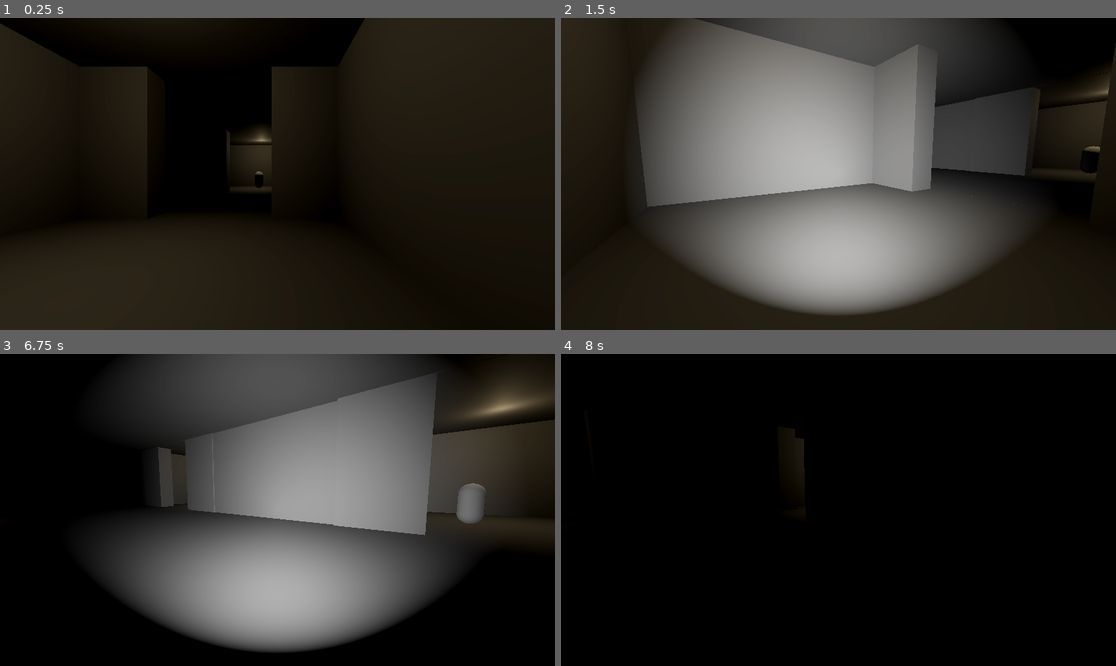
Above: before the commit, frames 1-4 (two rows, left to right).
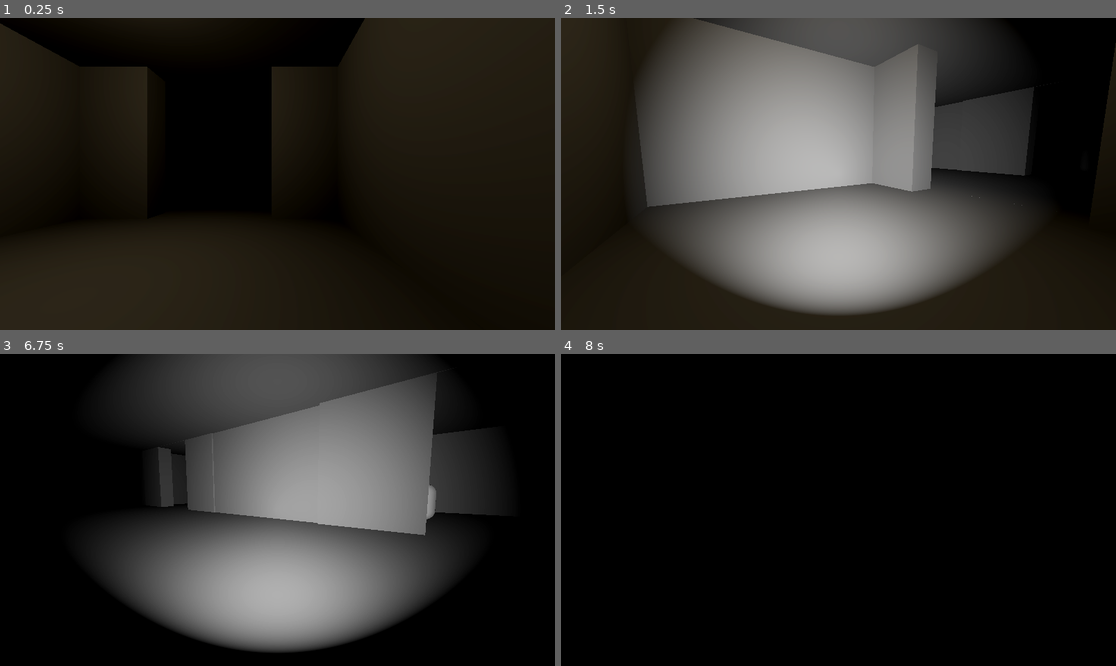
Above: after the commit, the same moments.

Repository: belovachap/project-halloween-2025
Game: Godot game, scene res://the_maze.tscn
Same seed, same stepped clock (60 frames per second), same inputs: the game is played once before the commit and once after it.
Inputs (mouse positions are in pixels of both pictures, inside the frame that each line leads up to):
- Up to frame 1 (0.25 s): no input
- Up to frame 2 (1.5 s): tap Enter (ui_accept) at 0.5, 0.77 s; move the mouse to (960, 158) at 0.52 s; hold Right (ui_right) 0.53-1.28 s; click (960, 158) at 0.6 s; move the mouse to (810, 174) at 1.27 s; hold Up (ui_up) from 1.28 s (still down); click (810, 174) at 1.35 s
- Up to frame 3 (6.75 s): tap Enter (ui_accept) at 1.52, 3.02, 3.5, 3.77, 4.25, 4.52, 5, 5.75, 6.02 s; move the mouse to (288, 503) at 2.02 s; click (288, 503) at 2.1 s; move the mouse to (271, 516) at 2.77 s; click (271, 516) at 2.85 s; move the mouse to (316, 513) at 3.52 s; click (316, 513) at 3.6 s; move the mouse to (233, 506) at 4.27 s; click (233, 506) at 4.35 s; move the mouse to (283, 510) at 5.02 s; click (283, 510) at 5.1 s; move the mouse to (255, 503) at 5.77 s; release Up (ui_up) at 5.78 s; hold Right (ui_right) 5.78-6.53 s; click (255, 503) at 5.85 s; move the mouse to (305, 510) at 6.52 s; hold Up (ui_up) from 6.53 s (still down); click (305, 510) at 6.6 s
- Up to frame 4 (8 s): keep holding Up (ui_up); tap Enter (ui_accept) at 6.77, 7.52 s; move the mouse to (810, 510) at 7.27 s; click (810, 510) at 7.35 s

The runs differ from the first frame. In frame 1, 1.1% of the frame differs, in the area x 40-49%, y 35-56%; in frame 2, 2.5%; in frame 3, 8.8%, in the area x 32-100%, y 2-61%; in frame 4, 0.2%.

Commit message:
Use JOLT physics. Working on how to detect if camera flash hits a monster...

Diff:
--- a/camera.gd
+++ b/camera.gd
@@ -1,9 +1,4 @@
 extends Node3D
-
-
-# Called when the node enters the scene tree for the first time.
-func _ready() -> void:
-	pass # Replace with function body.
 
 # Called every frame. 'delta' is the elapsed time since the previous frame.
 func _process(delta: float) -> void:
@@ -12,5 +7,15 @@
 		$Flash.visible = true
 		$Timer.start()
 
+	if $Flash.visible:
+		if $ShapeCast3D.is_colliding():
+			for i in range($ShapeCast3D.get_collision_count()):
+				var collider = $ShapeCast3D.get_collider(i)
+				# Process the collision information
+				#print("Collision detected:")
+				#print("  Collider: ", collider.name)
+				if collider.name == "Monster":
+					collider.hit_by_flash()
+
 func _on_timer_timeout() -> void:
 	$Flash.visible = false
--- a/camera.tscn
+++ b/camera.tscn
@@ -1,7 +1,12 @@
-[gd_scene load_steps=3 format=3 uid="uid://d0my1h4qhd7a0"]
+[gd_scene load_steps=4 format=3 uid="uid://d0my1h4qhd7a0"]
 
 [ext_resource type="Script" uid="uid://bekdc7kshgddw" path="res://camera.gd" id="1_u5kg4"]
 [ext_resource type="AudioStream" uid="uid://ekdpbt2vsv34" path="res://assets/sounds/camera.ogg" id="2_diie0"]
+
+[sub_resource type="CylinderShape3D" id="CylinderShape3D_diie0"]
+margin = 0.0
+height = 40.0
+radius = 1.0
 
 [node name="Camera" type="Node3D"]
 script = ExtResource("1_u5kg4")
@@ -9,11 +14,9 @@
 [node name="Flash" type="SpotLight3D" parent="."]
 visible = false
 light_energy = 10.143
-spot_range = 30.92
+spot_range = 31.0
 spot_angle = 53.57
 spot_angle_attenuation = 2.0
-
-[node name="RayCast3D" type="RayCast3D" parent="Flash"]
 
 [node name="Timer" type="Timer" parent="."]
 wait_time = 0.2
@@ -22,4 +25,10 @@
 [node name="FlashSound" type="AudioStreamPlayer3D" parent="."]
 stream = ExtResource("2_diie0")
 
+[node name="ShapeCast3D" type="ShapeCast3D" parent="."]
+transform = Transform3D(1, 0, 0, 0, -0.00162319, -0.999999, 0, 0.999999, -0.00162319, 0, 0, -20.2931)
+shape = SubResource("CylinderShape3D_diie0")
+target_position = Vector3(0, 0, 0)
+debug_shape_custom_color = Color(0.894118, 1, 0, 1)
+
 [connection signal="timeout" from="Timer" to="." method="_on_timer_timeout"]
--- a/project.godot
+++ b/project.godot
@@ -59,3 +59,7 @@
 "events": [Object(InputEventMouseButton,"resource_local_to_scene":false,"resource_name":"","device":-1,"window_id":0,"a …(253 unchanged characters)…
 ]
 }
+
+[physics]
+
+3d/physics_engine="Jolt Physics"
--- /dev/null
+++ b/the_maze.gd
@@ -0,0 +1,9 @@
+extends Node3D
+
+func _ready() -> void:
+	# Turn off the lights!
+	$Areas/TheCells/StartingCell2/OmniLight3D.visible = false
+	$Areas/TheCells/StartingCell3/OmniLight3D.visible = false
+	$Areas/TheCells/StartingCell4/OmniLight3D.visible = false
+	$Areas/TheCells/StartingCell5/OmniLight3D.visible = false
+	$Areas/TheCells/StartingCell6/OmniLight3D.visible = false
--- a/the_maze.tscn
+++ b/the_maze.tscn
@@ -1,5 +1,6 @@
-[gd_scene load_steps=6 format=3 uid="uid://ctyd42l41f4uo"]
-
+[gd_scene load_steps=7 format=3 uid="uid://ctyd42l41f4uo"]
+
+[ext_resource type="Script" uid="uid://hma55ubteeac" path="res://the_maze.gd" id="1_5eyc2"]
 [ext_resource type="PackedScene" uid="uid://bs72ogkvdd7d6" path="res://addons/proto_controller/proto_controller.tscn" id="1_ec1n3"]
 [ext_resource type="PackedScene" uid="uid://fqpyygyfub8x" path="res://monster.tscn" id="2_o6y5j"]
 
@@ -17,6 +18,7 @@
 glow_enabled = true
 
 [node name="TheMaze" type="Node3D"]
+script = ExtResource("1_5eyc2")
 
 [node name="WorldEnvironment" type="WorldEnvironment" parent="."]
 environment = SubResource("Environment_vgtbh")
@@ -244,14 +246,14 @@
 size = Vector3(11.7104, 7.74945, 1.22437)
 
 [node name="CSGBox3D6" type="CSGBox3D" parent="Areas/TheCells/StartingCell5"]
-transform = Transform3D(1, 0, 0, 0, 1, 0, 0, 0, 1, 4.54931, 3.37473, -5.29529)
-use_collision = true
-size = Vector3(3.50317, 7.74945, 1.22437)
+transform = Transform3D(1, 0, -3.44589e-08, 0, 1, 0, 3.44589e-08, 0, 1, 4.98754, 3.37473, -5.29529)
+use_collision = true
+size = Vector3(4.37964, 7.74945, 1.22437)
 
 [node name="CSGBox3D7" type="CSGBox3D" parent="Areas/TheCells/StartingCell5"]
-transform = Transform3D(1, 0, 0, 0, 1, 0, 0, 0, 1, -3.64707, 3.37473, -5.29529)
-use_collision = true
-size = Vector3(3.50317, 7.74945, 1.22437)
+transform = Transform3D(1, 0, -8.84756e-08, 0, 1, 0, 8.84756e-08, 0, 1, -3.95585, 3.37473, -5.29529)
+use_collision = true
+size = Vector3(4.12073, 7.74945, 1.22437)
 
 [node name="OmniLight3D" type="OmniLight3D" parent="Areas/TheCells/StartingCell5"]
 transform = Transform3D(1, 0, 0, 0, 1, 0, 0, 0, 1, 0, 5.65285, 0)
Not shown, added: the_maze.gd.uid
